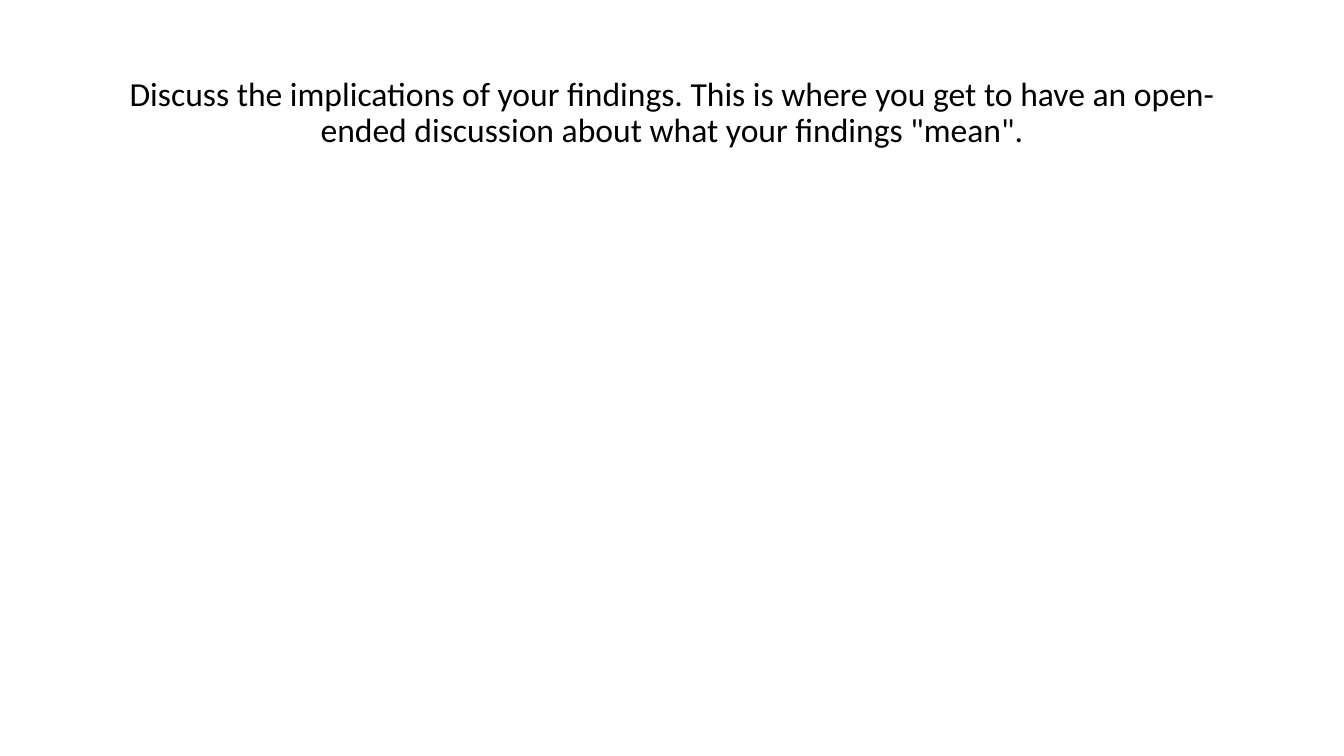
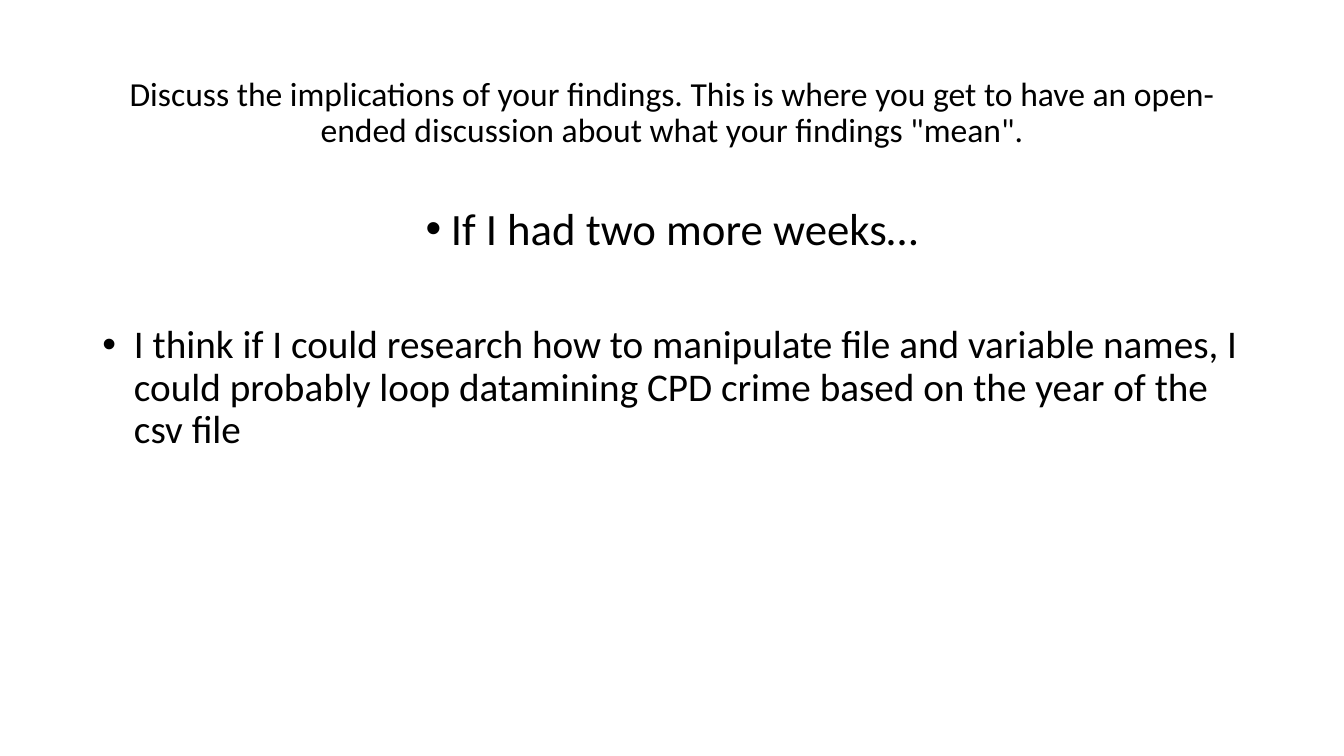
Before and after one commit to franciscohohn/Project_1, a slide deck: slide 15 of Weather_vs_Crime.pptx. Drawn at 1344x756 pixels with LibreOffice and Linux fonts; fonts in the diff are those of the drawing. Boxes give left, top, right and bottom in pixels: in the first picture for what was removed or moved away, otherwise in the second. Text is boxed around its words. In the diff, an @@ line names an element or a change of style, - is before the commit and + after.

```diff
--- a/Weather_vs_Crime.pptx
+++ b/Weather_vs_Crime.pptx
@@ text added at (x1=134, y1=214, x2=1237, y2=444), 28 pt, text #000000 @@
+• If I had two more weeks…
+• I think if I could research how to manipulate file and variable names, I could probably loop datamining CPD crime based on the year of the csv file
```
Also in this commit, not shown: 2 other slides changed.
